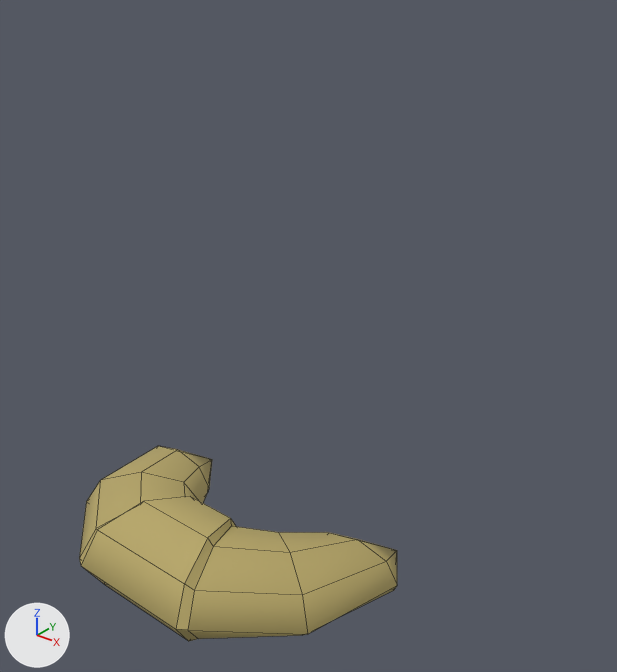
The FBX model Museum of Pierre/Assets/Models/Croissant.fbx as it was, and as the next commit left it.
Rendered twice from a 50 mm camera at (-0.09354, 0.03453, 0.00781) aimed at (-0.09922, 0.04163, 0.00341). Lighting does not change. The marker at lower left points along +X, +Y and +Z. Mesh edges are drawn as thin lines.

Script lines for the objects in view, before the commit:
```python
me_mesh = bpy.data.meshes.new('Mesh')
me_mesh.from_pydata(...)  # 66 vertices, 72 faces; spans x -0.223..0.223, y 0.012..0.133, z -0.236..0.08
me_mesh.materials.append(mat_pastry)  # yellow #b7a768
ob_croissant = bpy.data.objects.new('Croissant', me_mesh)
ob_croissant.location = (-0.1, 0.04, 0.0)
ob_croissant.rotation_euler = (1.571, 0.0, 0.0)  # degrees (90, 0, 0)
ob_croissant.scale = (0.01, 0.01, 0.01)
```
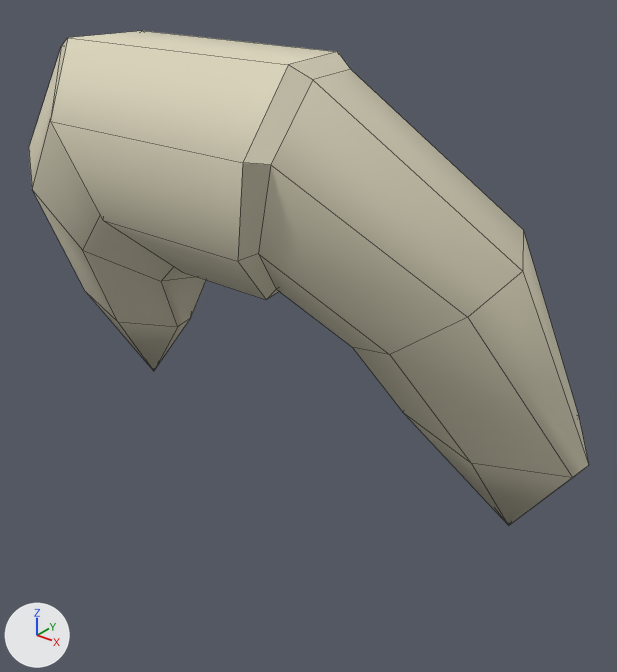
Location of each change, (x1, y1, x2, y2) in pixels of the pictures (617 x 672 px):
'Croissant', recoloured, moved, turned, rescaled: before (79, 446, 397, 641); after (29, 31, 589, 525)

Edits to the bpy script that builds the scene:
```text
Add mat_enivronment_mat:
    mat_enivronment_mat = principled_material('Enivronment_MAT')
    mat_enivronment_mat.base_color = (0.71, 0.666, 0.501)  # light grey #dbd5bc
    mat_enivronment_mat.roughness = 0.749
Change me_mesh:
    where me_mesh.from_pydata(...)  # 66 vertices, 72 faces; spans x -0.223..0.223, y 0.012..0.133, z -0.236..0.08
    remove me_mesh.materials.append(mat_pastry)  # yellow #b7a768
    add me_mesh.materials.append(mat_enivronment_mat)  # light grey #dbd5bc
Change ob_croissant:
    ob_croissant.location: (-0.1, 0.04, 0.0) -> (-0.1, 0.04, 0.00476)
    ob_croissant.rotation_euler: (1.571, 0.0, 0.0) -> (0.524, 0.0, 0.0)  # degrees (90, 0, 0) -> degrees (30, 0, 0)
    ob_croissant.scale: (0.01, 0.01, 0.01) -> (0.0183, 0.0183, 0.0183)
```
